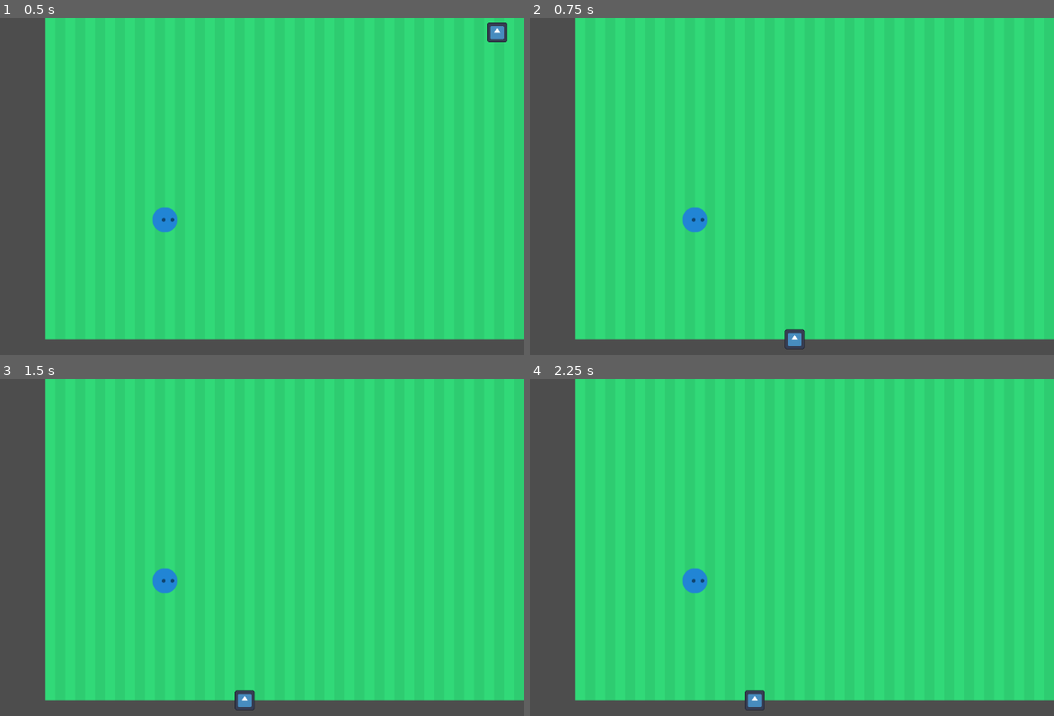
Above: before the commit, frames 1-4 (two rows, left to right).
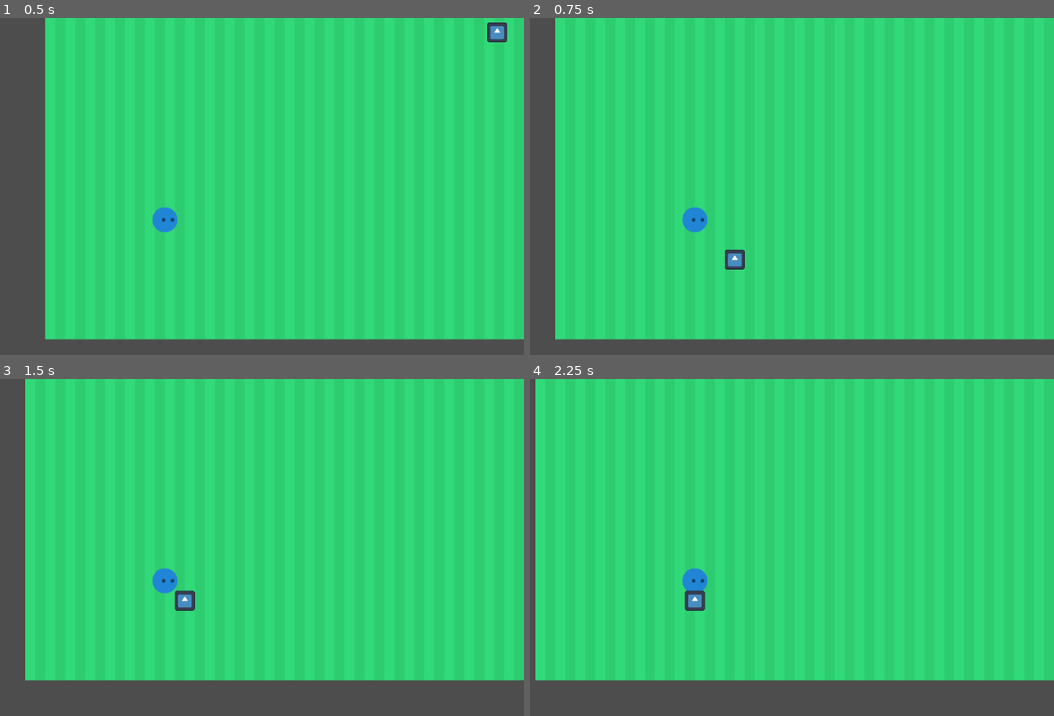
Above: after the commit, the same moments.

Repository: EwickVon-1/Masks
Game: Godot game, scene res://Nodes/Masks.tscn
Same seed, same stepped clock (60 frames per second), same inputs: the game is played once before the commit and once after it. The engine's default icon, where the game draws it, is replaced by a stand-in: a white triangle on a blue panel in a dark square.
Inputs:
- Up to frame 1 (0.5 s): no input
- Up to frame 2 (0.75 s): tap Enter at 0.5 s; hold Right (ui_right) from 0.53 s (still down)
- Up to frame 3 (1.5 s): tap Space at 1.25 s; release Right (ui_right) at 1.28 s; hold Down (ui_down) from 1.28 s (still down)
- Up to frame 4 (2.25 s): tap Enter at 2 s; release Down (ui_down) at 2.03 s; hold Right (ui_right) from 2.03 s (still down)

Frame 1 is identical in both runs. In frame 2, 4.2% of the frame differs, in the area x 4-53%, y 0-99%; in frame 3, 9.4%; in frame 4, 13%, in the area x 1-100%, y 0-99%.

Commit message:
Fixed movement problems

Diff:
--- a/Nodes/Masks.tscn
+++ b/Nodes/Masks.tscn
@@ -859,3 +859,5 @@
 
 [node name="Enemy-01" parent="." instance=ExtResource("5_lw7f6")]
 position = Vector2(533, -301)
+tile_size = 32
+move_time = 0.04
--- a/Nodes/enemy_01.tscn
+++ b/Nodes/enemy_01.tscn
@@ -1,6 +1,6 @@
 [gd_scene load_steps=5 format=3 uid="uid://da4wjqh02ykfc"]
 
-[ext_resource type="Script" uid="uid://ch8vy508lxrlv" path="res://EnemyManager.gd" id="1_idf2r"]
+[ext_resource type="Script" uid="uid://ch8vy508lxrlv" path="res://Scripts/EnemyManager.gd" id="1_idf2r"]
 [ext_resource type="Texture2D" uid="uid://gxm8supb7vph" path="res://icon.svg" id="2_t7m7e"]
 
 [sub_resource type="CircleShape2D" id="CircleShape2D_ayrpq"]
@@ -11,6 +11,8 @@
 
 [node name="Enemy-01" type="CharacterBody2D"]
 script = ExtResource("1_idf2r")
+tile_size = null
+move_time = null
 
 [node name="AnimatedSprite2D" type="Sprite2D" parent="."]
 scale = Vector2(0.25, 0.25)
--- a/EnemyManager.gd
+++ b/Scripts/EnemyManager.gd
@@ -17,8 +17,8 @@
 signal turn_finished
 
 func _ready() -> void:
-	CurrPos.x = 5
-	CurrPos.y = 5
+	CurrPos.x = 3
+	CurrPos.y = 3
 	grid_manager.place_agent(CurrPos)
 
 func take_turn() -> void:
@@ -65,7 +65,6 @@
 		return false
 
 
-
 func move_to(target_pos: Vector2):
 	var tween = create_tween()
 	tween.tween_property(self, "position", target_pos, move_time)\
@@ -75,4 +74,4 @@
 
 func end_turn() -> void:
 	is_enemy_turn = false
-	emit_signal("turn_finished")
+	call_deferred("emit_signal", "turn_finished")
--- a/Scripts/GridManager.gd
+++ b/Scripts/GridManager.gd
@@ -1,6 +1,4 @@
 extends Node2D
-@export var WIDTH := 100
-@export var HEIGHT := 100
 @export var TILE_SIZE := 32
 
 var occupancy: Dictionary = {}
@@ -39,7 +37,7 @@
 	occupancy[cell] = false
 
 func move(agent_cell : Vector2i, target: Vector2i) -> bool:
-	if can_move(target):
+	if not can_move(target):
 		return false
 
 	empty_cell(agent_cell)
--- a/Scripts/PlayerController.gd
+++ b/Scripts/PlayerController.gd
@@ -36,8 +36,9 @@
 
 func try_move(dir: Vector2i):
 	var target_pos = CurrPos + dir
+	print(target_pos)
 
-	if  grid_manager.move(CurrPos, target_pos):
+	if 	grid_manager.move(CurrPos, target_pos):
 		move_to(grid_manager.grid_to_world(target_pos))
 		CurrPos = target_pos
 	else:
@@ -53,4 +54,4 @@
 func end_turn() -> void:
 	is_player_turn = false
 	action_committed = false
-	emit_signal("turn_finished")
+	call_deferred("emit_signal", "turn_finished")
Renamed: EnemyManager.gd.uid -> Scripts/EnemyManager.gd.uid
